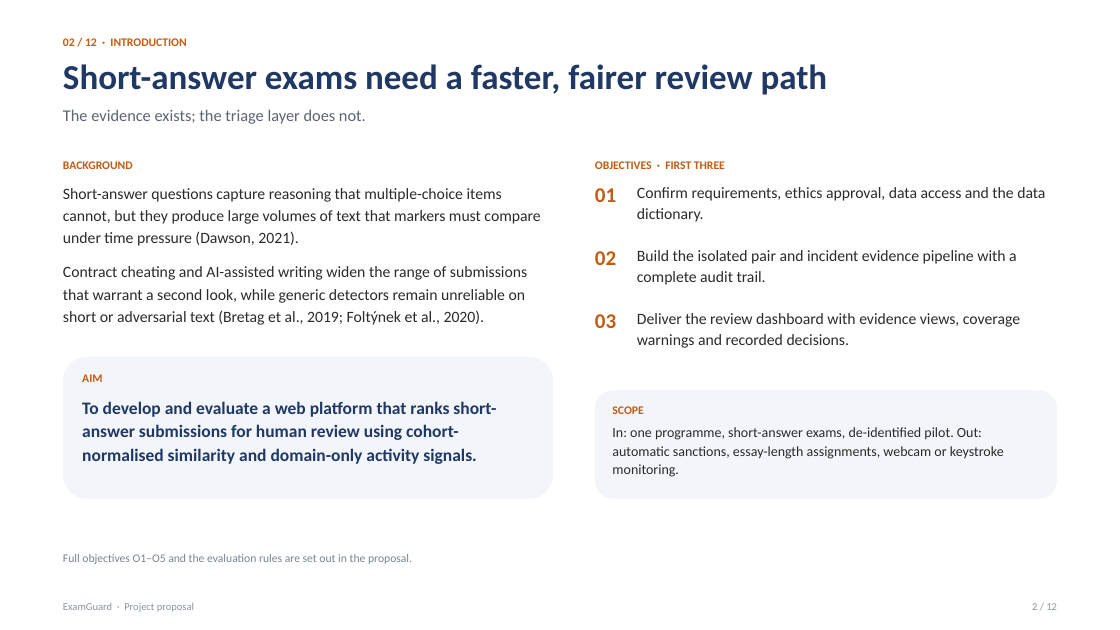
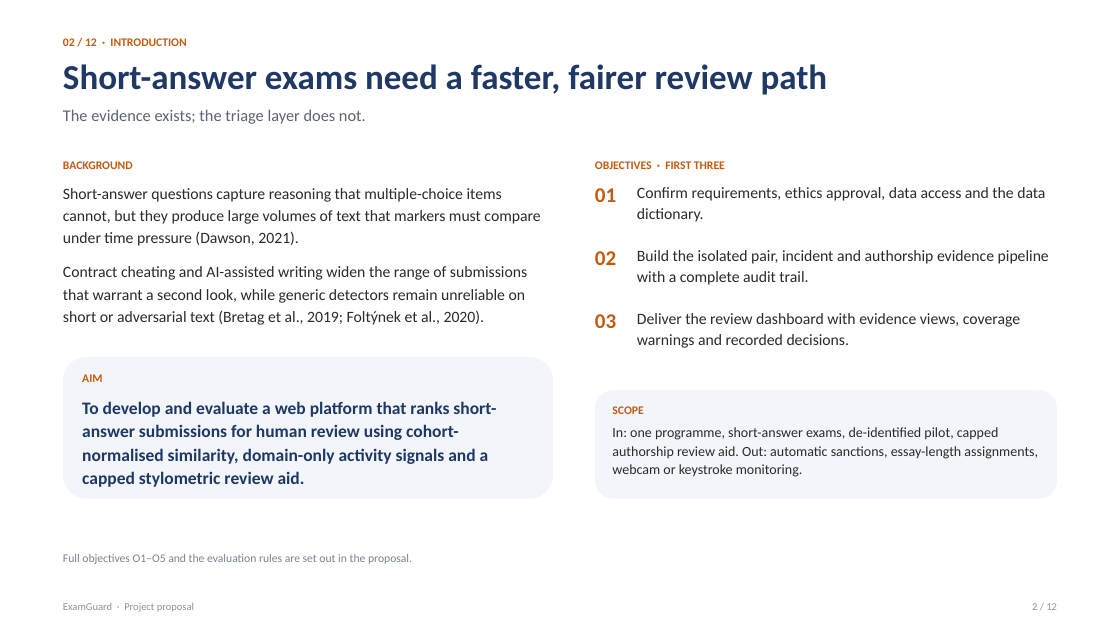
Before and after one commit to kaveeshaliyanage/examguard, a slide deck: slide 2 of docs/ExamGuard-Project-Proposal-Presentation.pptx. Drawn at 1120x630 pixels with LibreOffice and Linux fonts; fonts in the diff are those of the drawing. Boxes give left, top, right and bottom in pixels: in the first picture for what was removed or moved away, otherwise in the second. Text is boxed around its words. In the diff, an @@ line names an element or a change of style, - is before the commit and + after.

```diff
--- a/docs/ExamGuard-Project-Proposal-Presentation.pptx
+++ b/docs/ExamGuard-Project-Proposal-Presentation.pptx
@@ text at (637,250,1049,285): text changed @@
-Build the isolated pair and incident evidence pipeline with a complete audit trail.
+Build the isolated pair, incident and authorship evidence pipeline with a complete audit trail.
@@ text at (82,401,496,487): text changed @@
-To develop and evaluate a web platform that ranks short-answer submissions for human review using cohort-normalised similarity and domain-only activity signals.
+To develop and evaluate a web platform that ranks short-answer submissions for human review using cohort-normalised similarity, domain-only activity signals and a capped stylometric review aid.
@@ text at (612,427,1038,477): text changed @@
-In: one programme, short-answer exams, de-identified pilot. Out: automatic sanctions, essay-length assignments, webcam or keystroke monitoring.
+In: one programme, short-answer exams, de-identified pilot, capped authorship review aid. Out: automatic sanctions, essay-length assignments, webcam or keystroke monitoring.
```
Also in this commit, not shown: 10 other slides changed, 10 other files.
